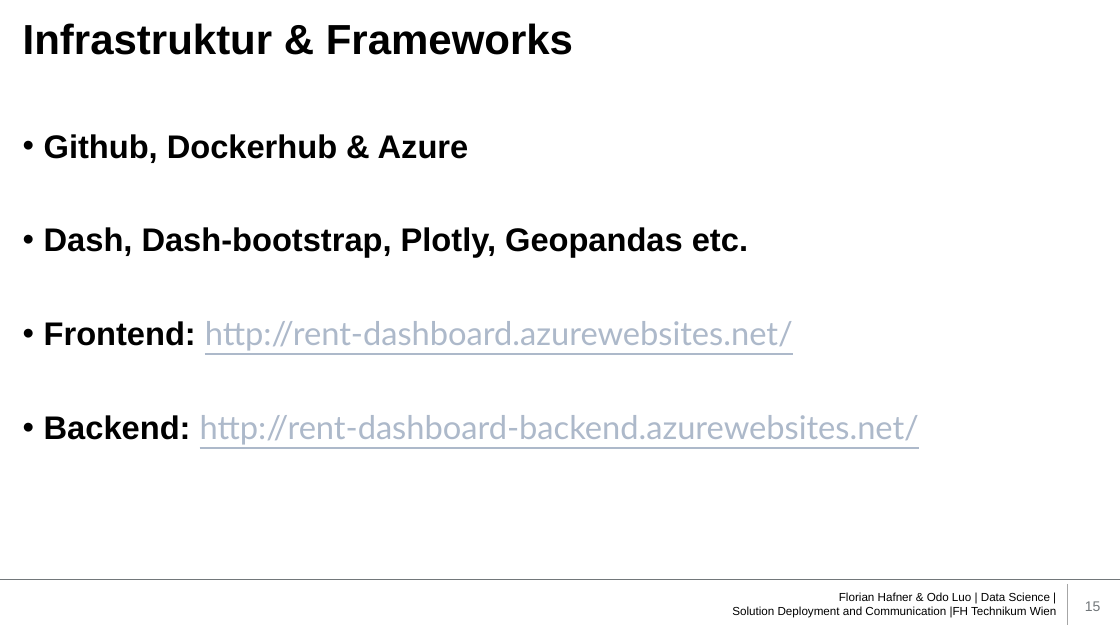
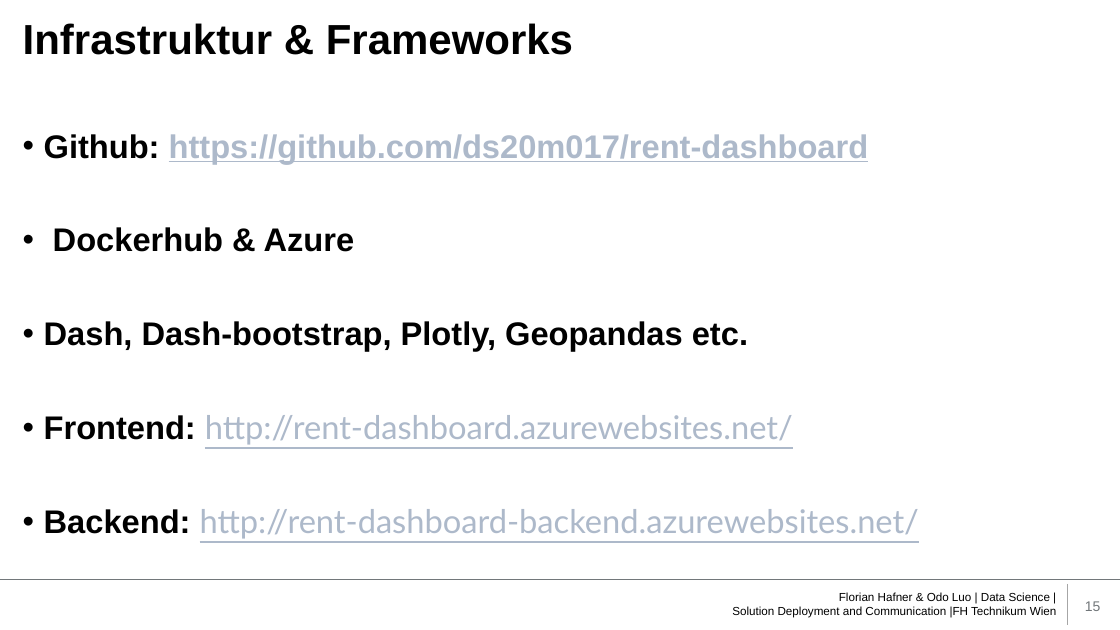
Before and after one commit to ds20m017/rent-dashboard, a slide deck: slide 15 of Wohnsituation_Austria.pptx. Drawn at 1120x630 pixels with LibreOffice and Linux fonts; fonts in the diff are those of the drawing; background and template pictures are left out. Boxes give left, top, right and bottom in pixels: in the first picture for what was removed or moved away, otherwise in the second. Text is boxed around its words. In the diff, an @@ line names an element or a change of style, - is before the commit and + after.

Commit message:
ppt update github

```diff
--- a/Wohnsituation_Austria.pptx
+++ b/Wohnsituation_Austria.pptx
@@ text at [44, 134, 869, 252]: text changed; text colour #000000 to #ADB9CA @@
-• Github, Dockerhub & Azure
+• Github: https://github.com/ds20m017/rent-dashboard
+• Dockerhub & Azure
```
